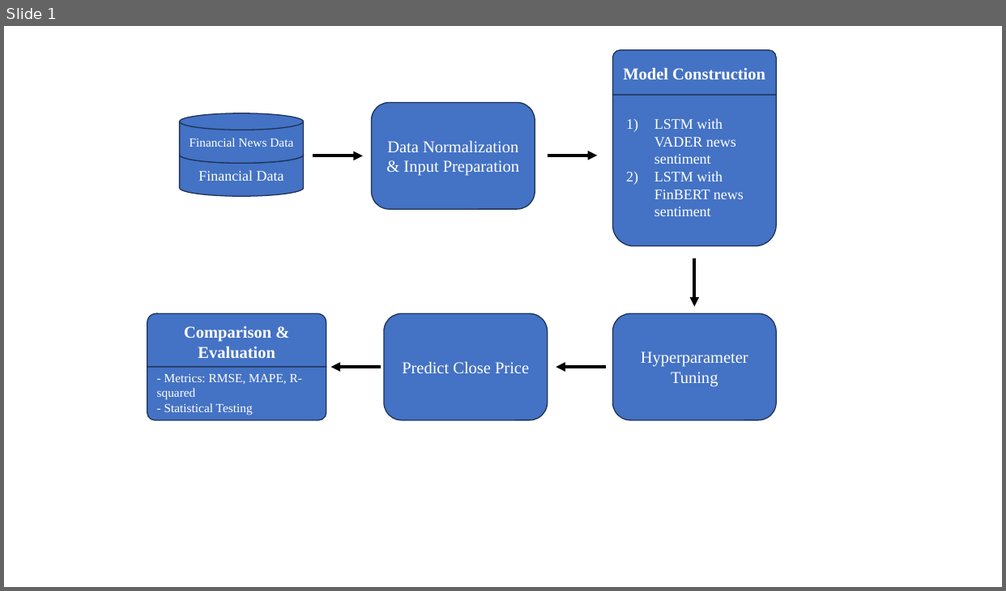
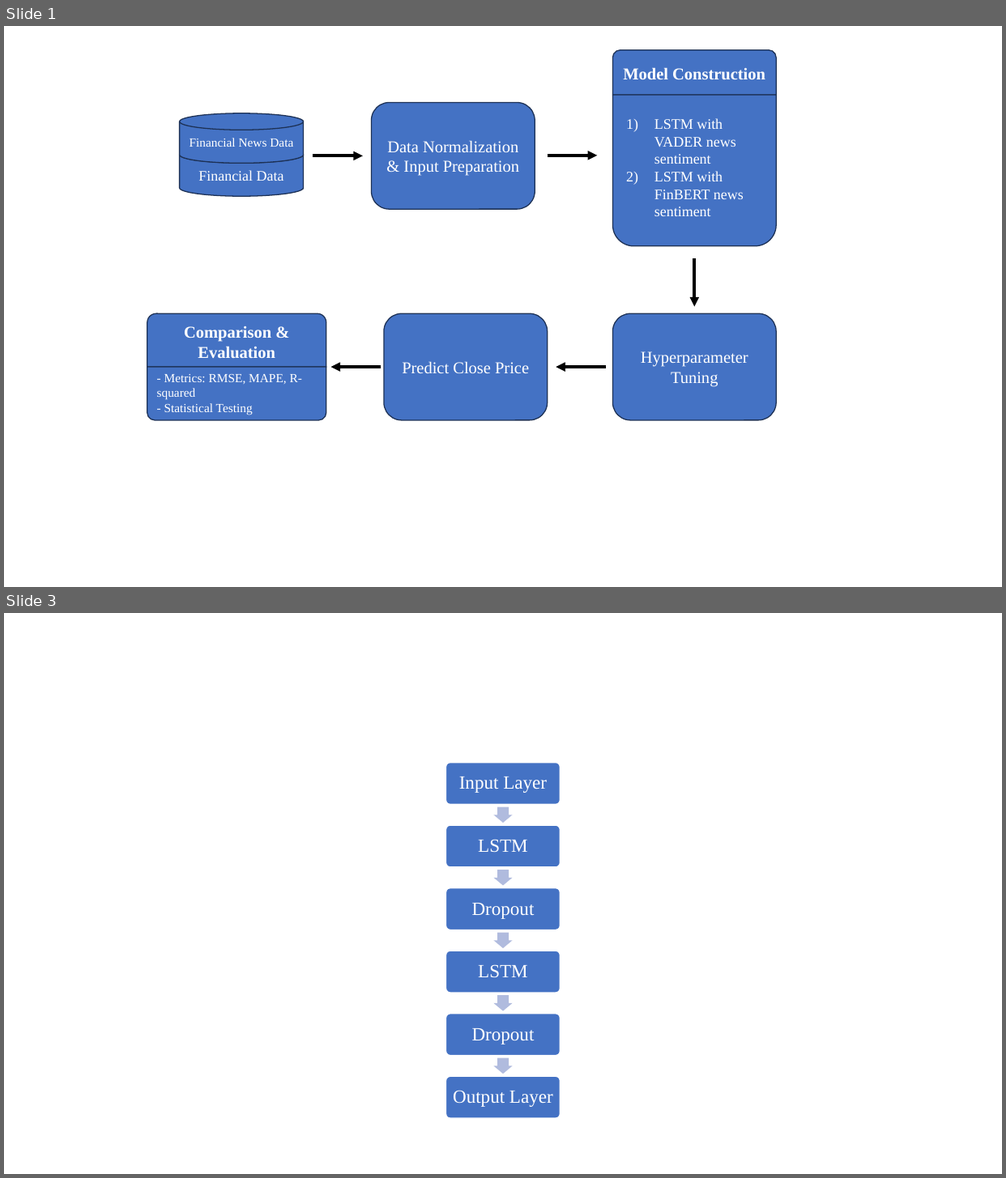
Before and after one commit to Pacholleck/Comparative-Analysis-of-Sentiment-Analysis-Techniques-for-Stock-Price-Prediction, a slide deck: New Approach/Figures/Figures.pptx. Shown one above the other, each under a label of ours: slide 1 before the commit, slides 1 and 3 after it; the slides between them are not shown. The pictures are 1006x591 and 1006x1178 pixels, drawn with LibreOffice and Linux fonts; fonts in the diff are those of the drawing. Boxes give left, top, right and bottom in pixels: in the first picture for what was removed or moved away, otherwise in the second. Text is boxed around its words. In the diff, an @@ line names an element or a change of style, - is before the commit and + after.

```diff
--- a/New Approach/Figures/Figures.pptx
+++ b/New Approach/Figures/Figures.pptx
@@ slide 3 added at box(4, 613, 1002, 1174), background #FFFFFF @@
@@ group added at box(445, 763, 560, 1118): 6 rounded rectangles, 6 texts, 5 right arrows @@
+Input Layer
+LSTM
+Dropout
+LSTM
+Dropout
+Output Layer
```
Also in this commit, not shown: 2 other slides added, 8 other files.
